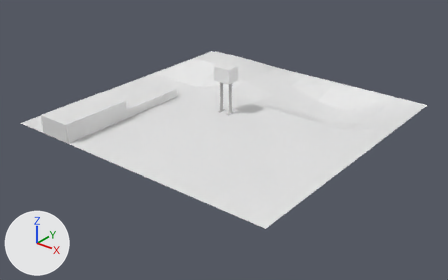
Before and after pictures for a commit that changed the Blender file scenes/testworld.blend.
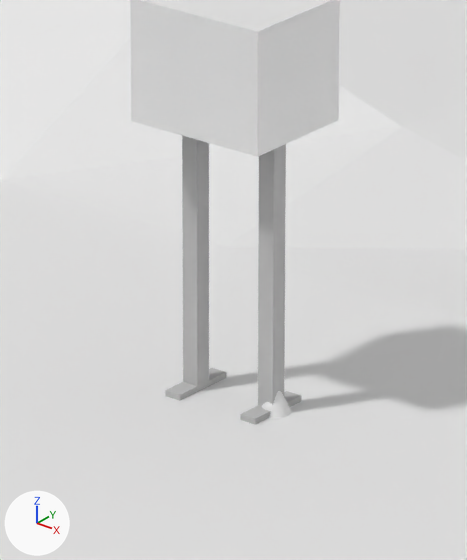
Each version appears first whole from a camera (50 mm lens) standing at (90.9, -116.3, 64.0) and looking at (1.6, -4.7, -5.2), and next in a close-up on the part from 44% to 56% of the width and 24% to 47% of the height. Arrows for +X, +Y and +Z are at lower left; the lights stay in place.

In view in the first close-up: 'Cone', 'body', 'floor', 'leg_l_ankle', 'leg_l_hip', 'leg_l_knee', 'leg_r_ankle', 'leg_r_hip', 'leg_r_knee'.
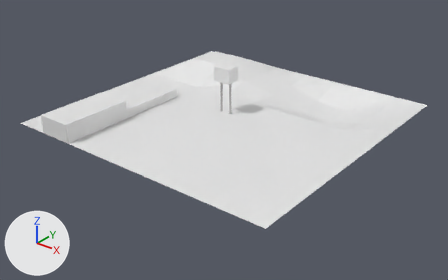
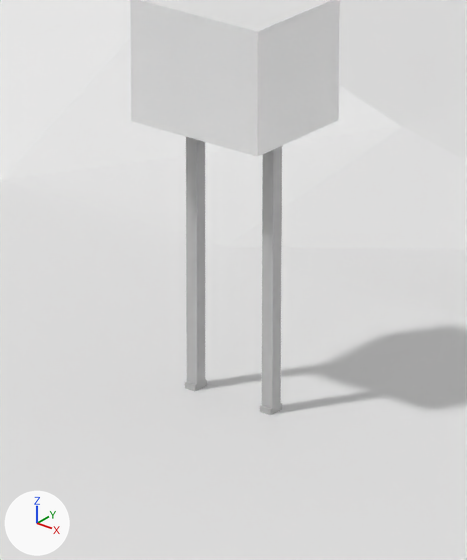
What the commit changed:
Object 'leg_l_hip' (ob_leg_l_hip) is rescaled from (0.4, 0.556, 0.556) to (0.4, 0.4, 0.4).
Object 'leg_l_ankle' (ob_leg_l_ankle) is rescaled from (0.0723, 2.22, 0.556) to (0.0723, 0.8, 0.556).
Object 'leg_r_hip' (ob_leg_r_hip) is rescaled from (0.4, 0.556, 0.556) to (0.4, 0.4, 0.4).
Object 'leg_r_ankle' (ob_leg_r_ankle) is rescaled from (0.0723, 2.22, 0.556) to (0.0723, 0.8, 0.556).
Object 'Cone' (ob_cone) moves from (0.0, 0.0, 0.0) to (-1.426, 2.294, 10.16).
Object 'Cone' (ob_cone) turns from (0, 0, 0) to (-94, 0, 0) degrees about x, y and z.

Where the change shows, as pixel boxes [x1, y1, x2, y2] in the close-ups (467 x 560 px):
'leg_r_knee', rescaled (29% narrower)
    before: [258, 236, 285, 406]
    after: [262, 236, 281, 409]
'leg_l_knee', rescaled (29% narrower)
    before: [182, 214, 209, 386]
    after: [186, 214, 205, 385]
'leg_r_hip', rescaled (25% narrower)
    before: [259, 144, 286, 241]
    after: [262, 146, 282, 240]
'leg_l_hip', rescaled (29% narrower)
    before: [182, 136, 209, 219]
    after: [186, 137, 205, 217]
'leg_l_ankle', rescaled
    before: [165, 368, 226, 400]
    after: [185, 379, 207, 391]
'leg_r_ankle', rescaled
    before: [240, 391, 302, 424]
    after: [260, 403, 282, 415]
'Cone', moved, turned (not visible afterwards)
    before: [261, 391, 292, 418]
